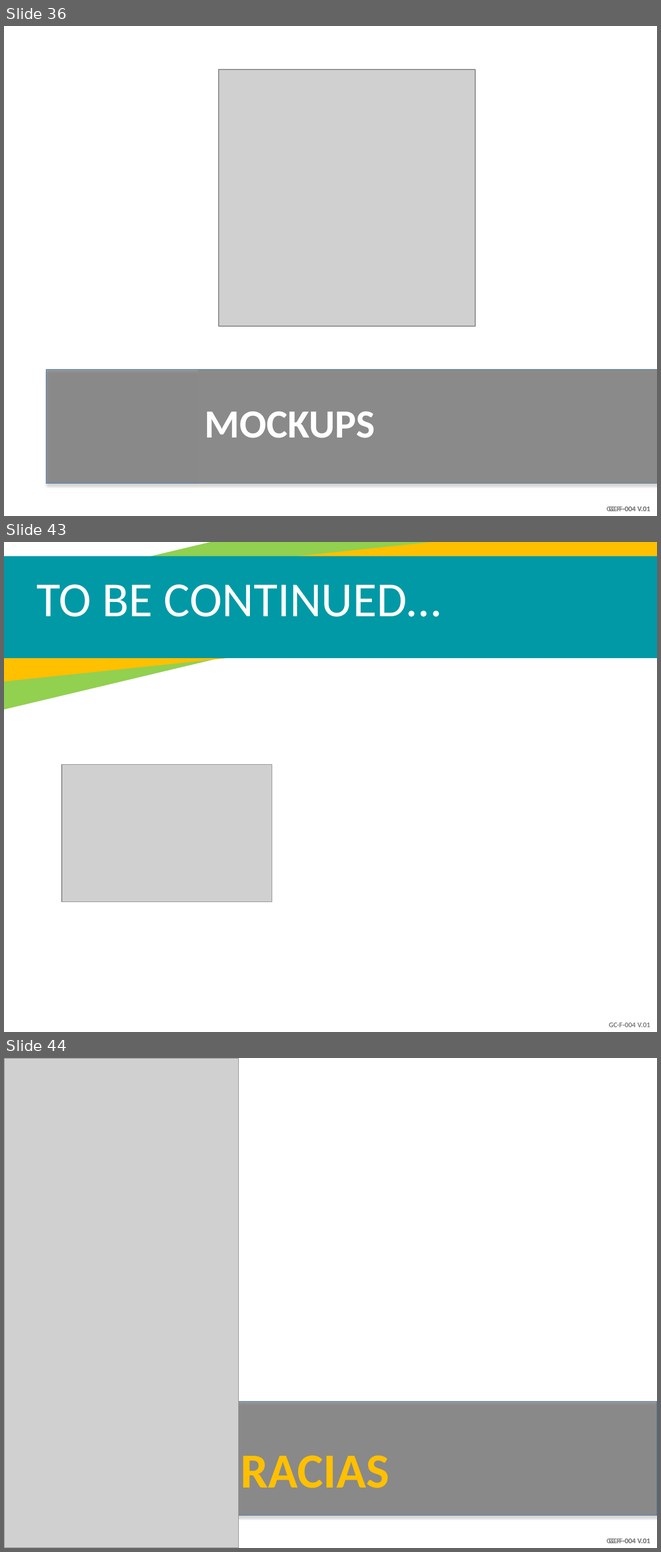
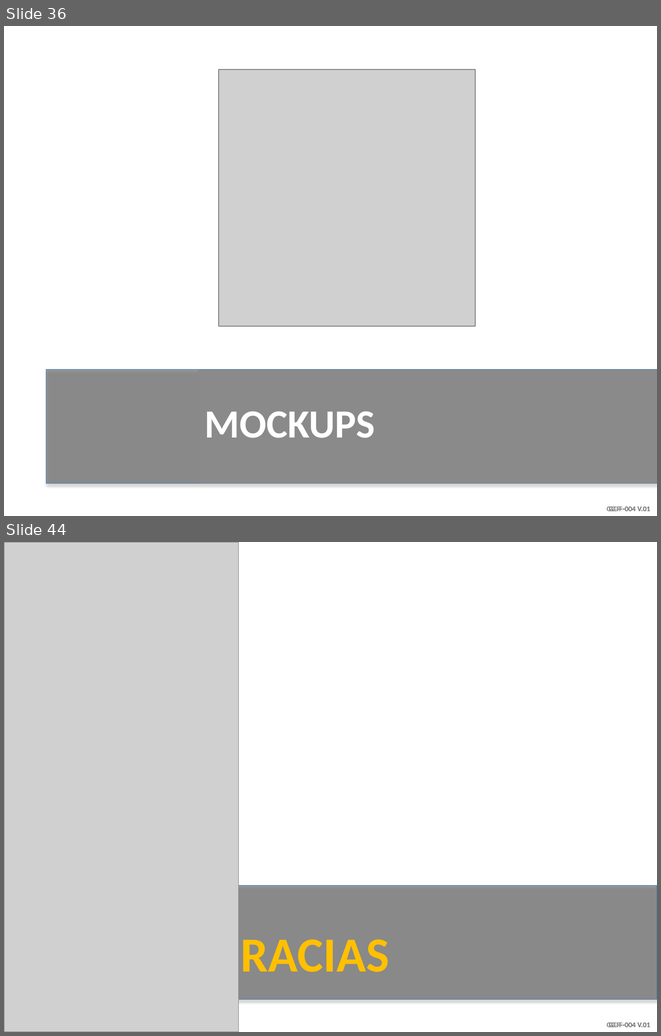
Before and after one commit to Dashell2514/AseoMatic, a slide deck: Documentation/AseoMatic.pptx. Shown one above the other, each under a label of ours: slides 36, 43 and 44 before the commit, slides 36 and 44 after it; the slides between them are not shown. The pictures are 661x1552 and 661x1036 pixels, drawn with LibreOffice and Linux fonts; fonts in the diff are those of the drawing; grey boxes stand for pictures; background and template pictures are left out. Boxes give left, top, right and bottom in pixels: in the first picture for what was removed or moved away, otherwise in the second. Text is boxed around its words. In the diff, an @@ line names an element or a change of style, - is before the commit and + after.

```diff
--- a/Documentation/AseoMatic.pptx
+++ b/Documentation/AseoMatic.pptx
@@ slide 43 removed at [4, 542, 657, 1032], background #FFFFFF; not listed: 1 template element that a slide beside it also shows @@
@@ rectangle removed at [4, 542, 657, 742] @@
@@ rectangle removed at [4, 542, 657, 721] @@
@@ rectangle removed at [4, 542, 657, 688] @@
@@ rectangle removed at [4, 556, 657, 658] @@
@@ text removed at [36, 584, 441, 617] @@
-TO BE CONTINUED…
@@ picture removed at [61, 765, 272, 902] @@
```
Also in this commit, not shown: 15 slides changed, 1 slide added, 29 other files.
